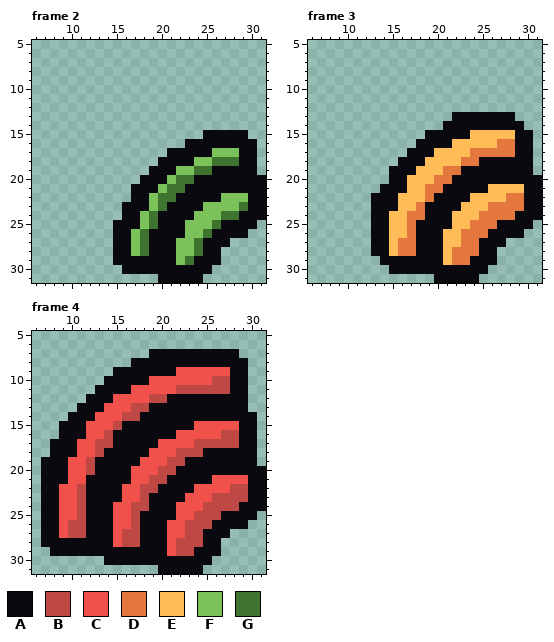
Pixel-art file: lockdeck/assets/pin/test_signals.aseprite. Above: the version before the commit.
32x32 pixels, 4 frames. Shown: frame 2: x 6..31, y 5..31; frame 3: x 6..31, y 5..31; frame 4: x 6..31, y 5..31.
Palette (. is transparent): A #09090f  B #bd4844  C #f1504b  D #e3773d  E #ffbc57  F #7ac259  G #3e7330
Once edited:
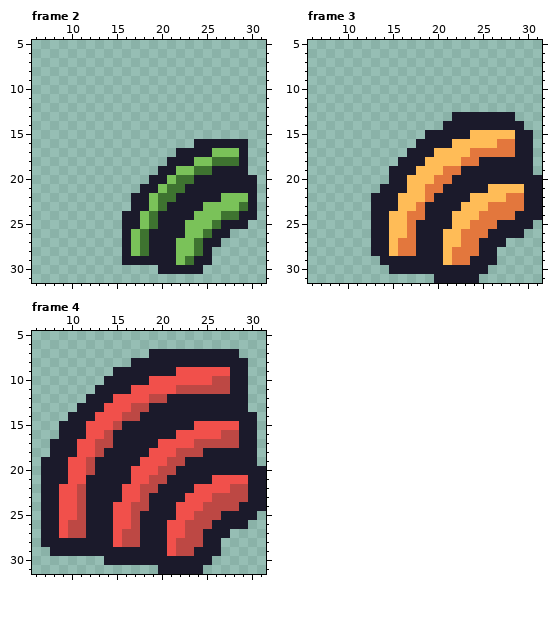
The edit:
@@ palette @@
-A #09090f
+A #1b1a2b
--- frame 2, layer "outline"
@@ x 6..31 @@
 14 ..........................
-15 ...................AAAAA..
-16 .................AAAAAAAA.
-17 ...............AAAAAFFFAA.
-18 ..............AAAAFFGGGAA.
-19 .............AAAFFGGAAAAA.
-20 ............AAAFGGAAAAAAAA
-21 ...........AAAFGGAAAAAAAAA
-22 ...........AAFGGAAAAAFFFAA
-23 ..........AAAFGAAAAFFFFGAA
-24 ..........AAFGAAAAFFFGGAAA
-25 .........AAAFGAAAFFFGAAAA.
-26 .........AAFGAAAAFFGAAAA..
-27 .........AAFGAAAFFGAAA....
-28 .........AAFGAAAFFGAA.....
-29 .........AAAAAAAFGAAA.....
-30 ..........AAAAAAAAAA......
-31 ..............AAAAA.......
+15 ..........................
+16 ..................AAAAAA..
+17 ................AAAAFFFA..
+18 ...............AAAFFGGGA..
+19 ..............AAFFGGAAAA..
+20 .............AAFGGAAAAAAA.
+21 ............AAFGGAAAAAAAA.
+22 ...........AAFGGAAAAAFFFA.
+23 ...........AAFGAAAAFFFFGA.
+24 ..........AAFGAAAAFFFGGAA.
+25 ..........AAFGAAAFFFGAAA..
+26 ..........AFGAAAAFFGAA....
+27 ..........AFGAAAFFGAA.....
+28 ..........AFGAAAFFGA......
+29 ..........AAAAAAFGAA......
+30 ..............AAAAA.......
+31 ..........................
Changed places in both pictures, as pixel boxes (x1, y1, x2, y2):
changed: (113, 130, 266, 283)
changed: (371, 112, 542, 283)
changed: (41, 349, 266, 574)
